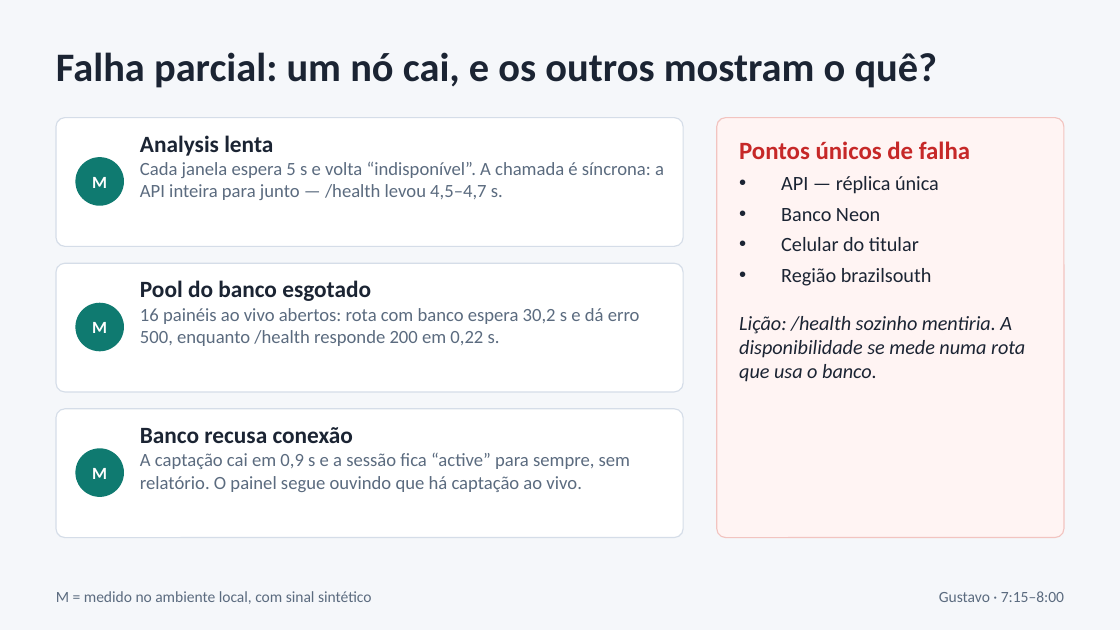
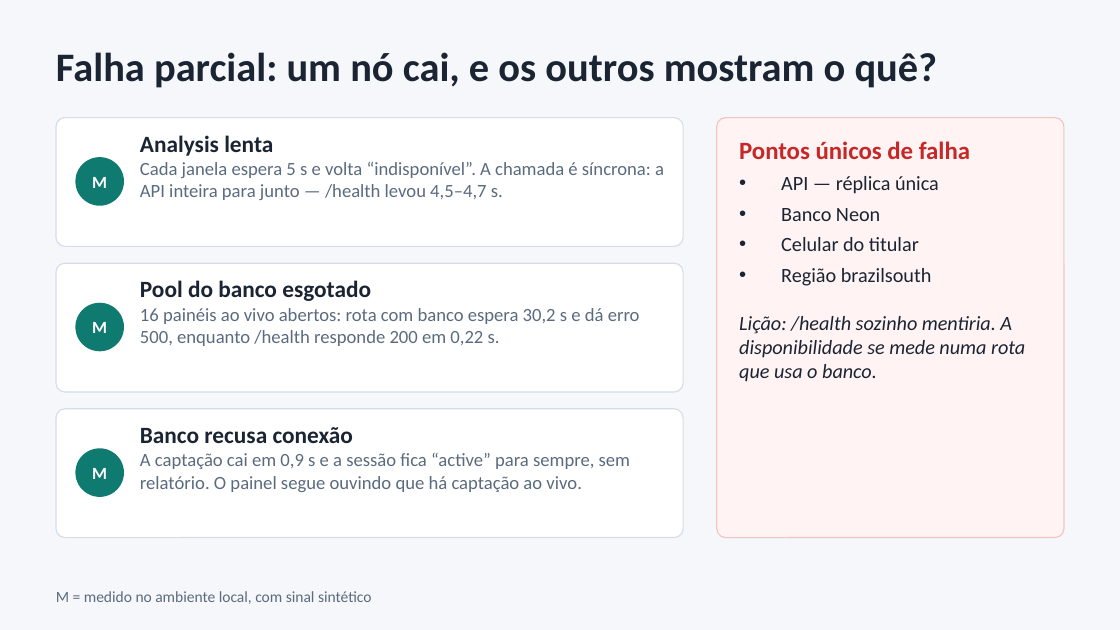
Before and after one commit to WaveAI-Company/WaveAi-Company, a slide deck: slide 7 of Faculdade/SDIoT_Atividade_Redes/apresentacao/Rede_WaveAI_Apresentacao.pptx. Drawn at 1120x630 pixels with LibreOffice and Linux fonts; fonts in the diff are those of the drawing. Boxes give left, top, right and bottom in pixels: in the first picture for what was removed or moved away, otherwise in the second. Text is boxed around its words. In the diff, an @@ line names an element or a change of style, - is before the commit and + after.

Commit message:
docs(faculdade): os slides deixam de mostrar quem fala e o horário
O rodapé "Tiago · 9:00–10:00" era instrução de ensaio exposta à plateia.
A mesma informação já está nas notas do apresentador de cada slide, que
continuam iguais. Saem as 7 chamadas e a função; a legenda "M = medido"
do slide 7 fica, porque essa é para quem assiste.

```diff
--- a/Faculdade/SDIoT_Atividade_Redes/apresentacao/Rede_WaveAI_Apresentacao.pptx
+++ b/Faculdade/SDIoT_Atividade_Redes/apresentacao/Rede_WaveAI_Apresentacao.pptx
@@ text removed at (939,591,1064,602) @@
-Gustavo · 7:15–8:00
```
Also in this commit, not shown: 6 other slides changed, 1 other file.
